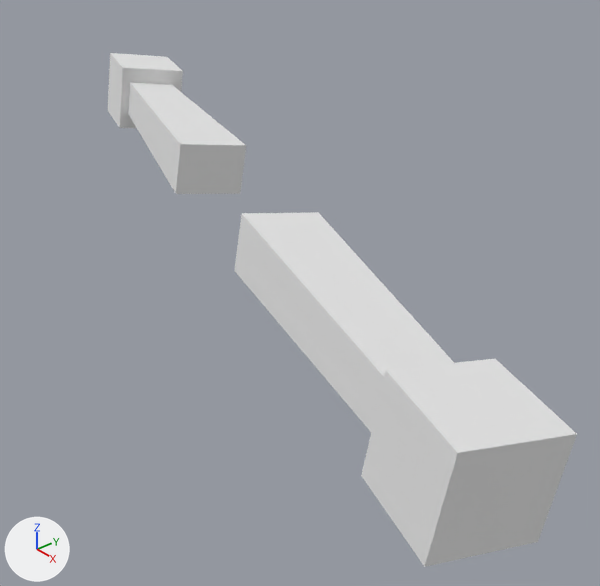
The Blender file キャラモデル/onlyarm/neutral/neutral.blend, before and after one commit.
Camera for both pictures: a 50 mm camera at (82.0, -67.7, 30.7) aimed at (9.3, -6.8, -21.1). The axes (+X, +Y, +Z) are drawn at lower left. The lights are the same throughout.

Script lines for the objects in view, before the commit:
```python
me_arml = bpy.data.meshes.new('armL')
me_arml.from_pydata(...)  # 16 vertices, 14 faces; spans x -2.051..-0.757, y -0.379..0.351, z 4.175..4.684
me_arml.materials.append(mat_none)  # white #e7e7e7
me_armr = bpy.data.meshes.new('armR')
me_armr.from_pydata(...)  # 16 vertices, 14 faces; spans x -2.051..-0.757, y -0.379..0.351, z 4.175..4.684
me_armr.materials.append(mat_none)  # white #e7e7e7
me_handl = bpy.data.meshes.new('handL')
me_handl.from_pydata(...)  # a box spanning x -1.0..1.0, y -1.0..1.0, z -1.0..1.0
me_handl.materials.append(mat_none)  # white #e7e7e7
ob_arml = bpy.data.objects.new('armL', me_arml)
ob_arml.location = (5.7, -21.1, -72.1)
ob_arml.rotation_euler = (-0.151, 0.0247, -0.302)  # degrees (-8.7, 1.4, -17)
ob_arml.scale = (27.9, 13.0, 14.1)
ob_armr = bpy.data.objects.new('armR', me_armr)
ob_armr.location = (-11.6, -15.8, -71.6)
ob_armr.rotation_euler = (0.151, -0.0247, 2.84)  # degrees (8.7, -1.4, 163)
ob_armr.scale = (27.9, 13.0, 14.1)
ob_handl = bpy.data.objects.new('handL', me_handl)
ob_handl.location = (-48.8, 5.6, -8.9)
ob_handl.rotation_euler = (-0.151, 0.0247, -0.302)  # degrees (-8.7, 1.4, -17)
ob_handl.scale = (5.2, 5.2, 5.2)
# also in view: 'handR' at (51.2, -25.5, -11.4)
```
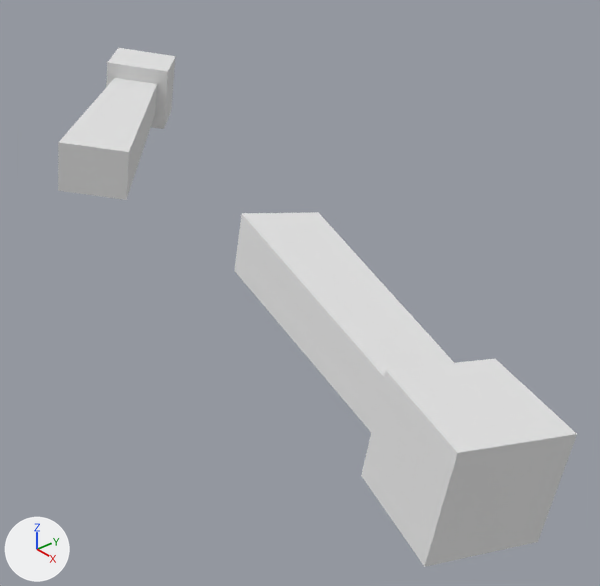
Location of each change, (x1, y1, x2, y2) in pixels of the pictures (600 x 586 px):
'armL', moved, turned
    before: (128, 82, 246, 194)
    after: (58, 78, 157, 200)
'handL', moved, turned
    before: (108, 53, 183, 128)
    after: (106, 48, 175, 129)

The change, as a list of edits to the scene's bpy script:
```text
Change ob_arml:
    ob_arml.location: (5.7, -21.1, -72.1) -> (-10.9, -39.1, -72.1)
    ob_arml.rotation_euler: (-0.151, 0.0247, -0.302) -> (-0.151, 0.0247, -0.691)  # degrees (-8.7, 1.4, -17) -> degrees (-8.7, 1.4, -40)
Change ob_handl:
    ob_handl.location: (-48.8, 5.6, -8.9) -> (-51.1, 6.3, -8.9)
    ob_handl.rotation_euler: (-0.151, 0.0247, -0.302) -> (-0.151, 0.0247, -0.691)  # degrees (-8.7, 1.4, -17) -> degrees (-8.7, 1.4, -40)
```
